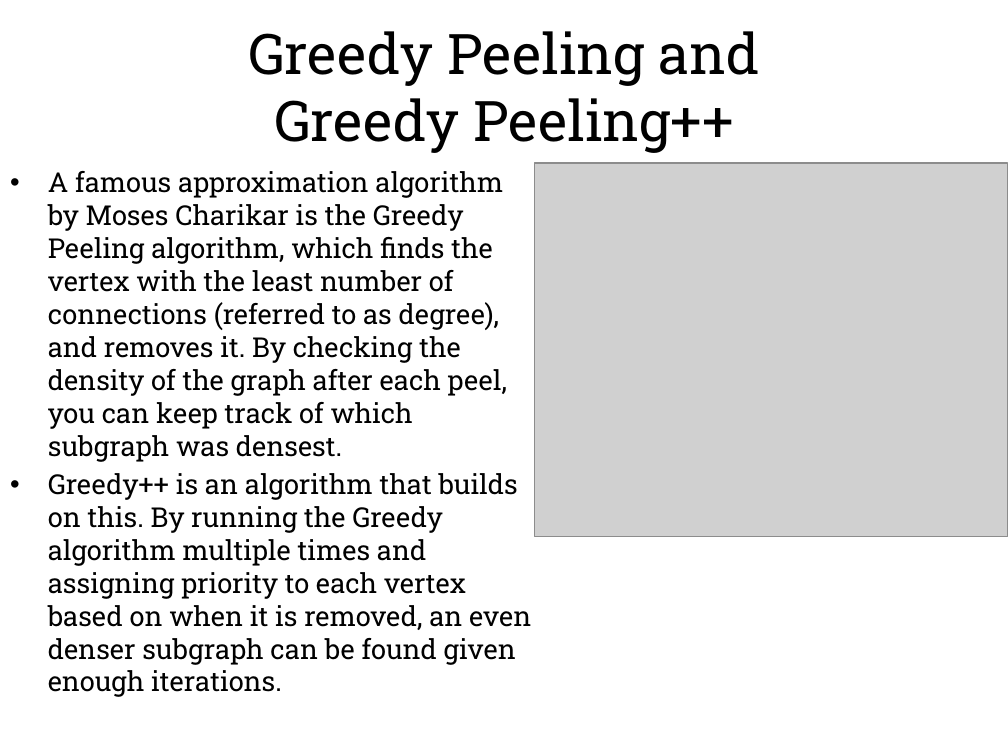
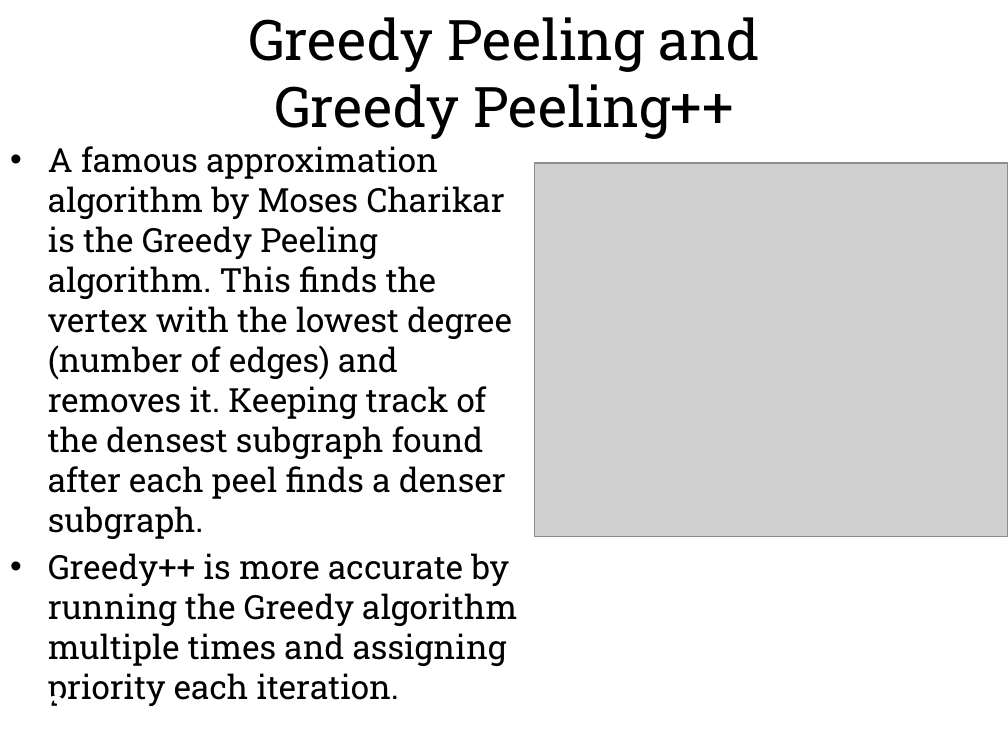
Before and after one commit to hgareau/DensestSubgraphDiscovery, a slide deck: slide 11 of Thesis Defense Presentation.pptx (slide 13 before the commit). Drawn at 1008x756 pixels with LibreOffice and Linux fonts; fonts in the diff are those of the drawing; grey boxes stand for pictures; background and template pictures are left out. Boxes give left, top, right and bottom in pixels: in the first picture for what was removed or moved away, otherwise in the second. Text is boxed around its words. In the diff, an @@ line names an element or a change of style, - is before the commit and + after.

```diff
--- a/Thesis Defense Presentation.pptx
+++ b/Thesis Defense Presentation.pptx
@@ text "Greedy Peeling and Greedy Peeling++": place and size @@
-text "Greedy Peeling and Greedy Peeling++" at bbox=[248, 31, 760, 153]
+text "Greedy Peeling and Greedy Peeling++" at bbox=[248, 17, 760, 139]
@@ text at bbox=[48, 146, 517, 666]: text changed; size 19.6 to 23.8 pt @@
-• A famous approximation algorithm by Moses Charikar is the Greedy Peeling algorithm, which finds the vertex with the least number of connections (referred to as degree), and removes it. By checking the density of the graph after each peel, you can keep track of which subgraph was densest.
-• Greedy++ is an algorithm that builds on this. By running the Greedy algorithm multiple times and assigning priority to each vertex based on when it is removed, an even denser subgraph can be found given enough iterations.
+• A famous approximation algorithm by Moses Charikar is the Greedy Peeling algorithm. This finds the vertex with the lowest degree (number of edges) and removes it. Keeping track of the densest subgraph found after each peel finds a denser subgraph.
+• Greedy++ is more accurate by running the Greedy algorithm multiple times and assigning priority each iteration.
@@ text added at bbox=[27, 689, 67, 706], 28 pt, text #FFFFFF, bold @@
+10
```
Also in this commit, not shown: 41 other slides changed, 5 slides added, 4 slides removed, 2 other files.
